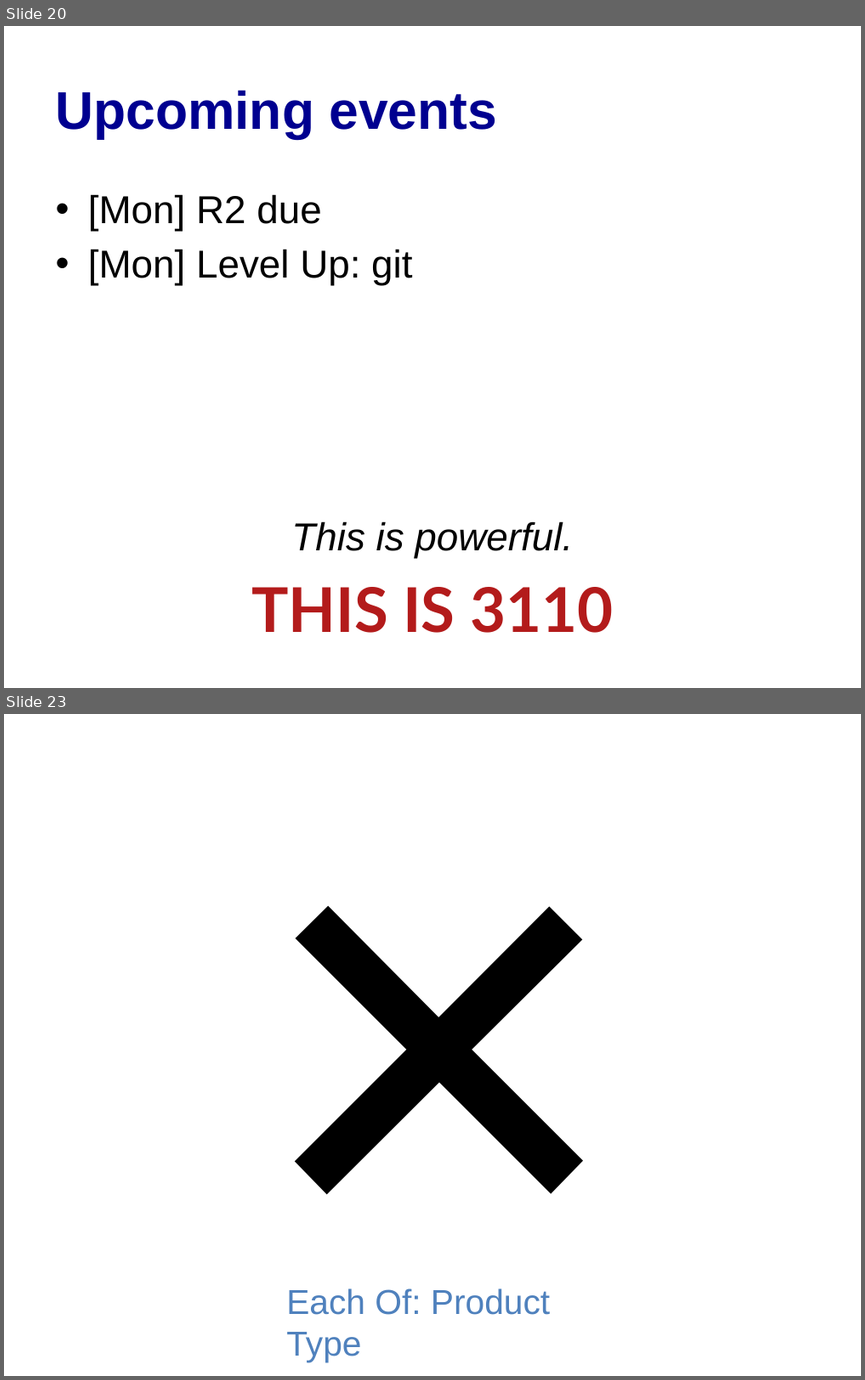
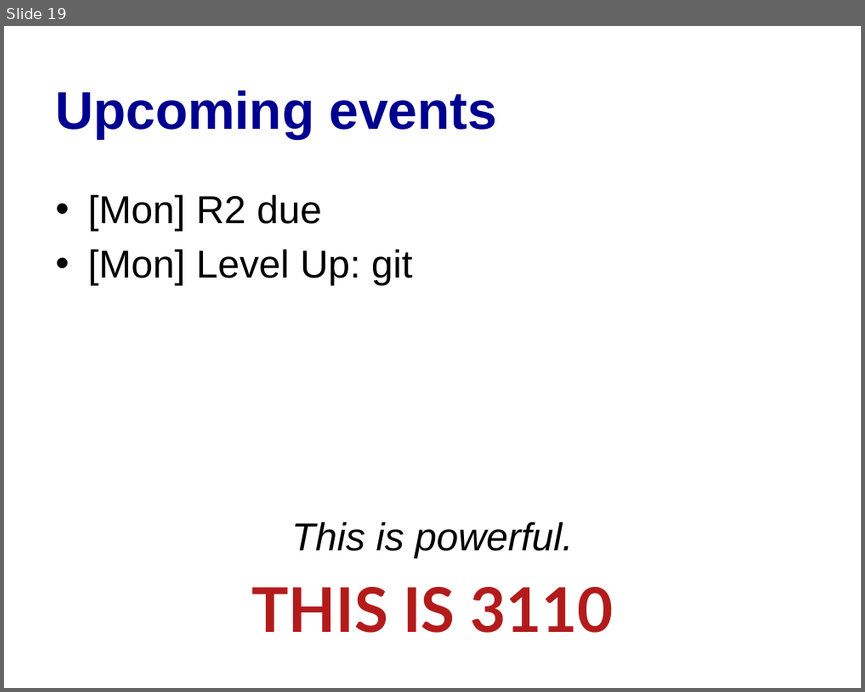
Before and after one commit to cs3110/materials-2019fa, a slide deck: 05-variant/lec.pptx. Shown one above the other, each under a label of ours: slides 20 and 23 before the commit, slide 19 after it; the slides between them are not shown. The pictures are 865x1380 and 865x692 pixels, drawn with LibreOffice and Linux fonts; fonts in the diff are those of the drawing. Boxes give left, top, right and bottom in pixels: in the first picture for what was removed or moved away, otherwise in the second. Text is boxed around its words. In the diff, an @@ line names an element or a change of style, - is before the commit and + after.

```diff
--- a/05-variant/lec.pptx
+++ b/05-variant/lec.pptx
@@ slide 23 removed at [4, 714, 861, 1376], background #FFFFFF @@
@@ text removed at [242, 714, 632, 1376] @@
-×
@@ text removed at [286, 1289, 550, 1362] @@
-Each Of: Product Type
@@ what was slide 20 is now slide 19 @@
```
Also in this commit, not shown: 4 other slides removed, 1 other file.
